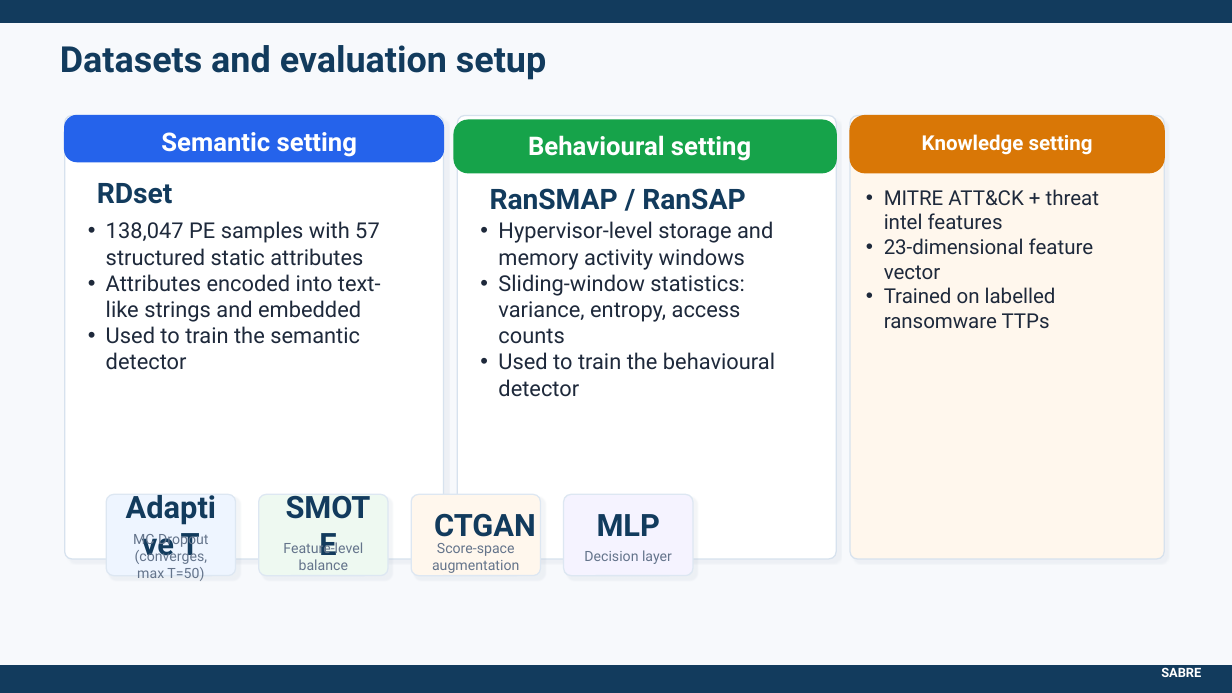
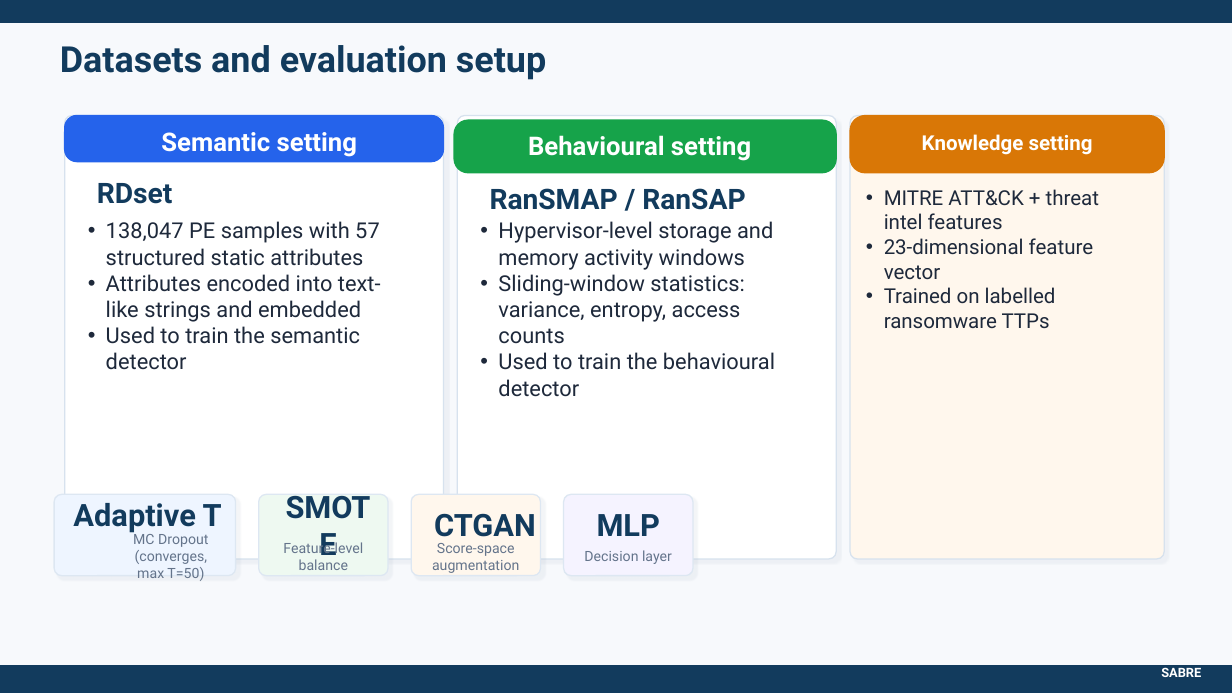
Before and after one commit to Henrinnes/Agentic_SABRE, a slide deck: slide 6 of SABRE_presentation_updated.pptx. Drawn at 1232x693 pixels with LibreOffice and Linux fonts; fonts in the diff are those of the drawing. Boxes give left, top, right and bottom in pixels: in the first picture for what was removed or moved away, otherwise in the second. Text is boxed around its words. In the diff, an @@ line names an element or a change of style, - is before the commit and + after.

```diff
--- a/SABRE_presentation_updated.pptx
+++ b/SABRE_presentation_updated.pptx
@@ text "Adaptive T" rewrapped from (181,533,200,563) to (73,503,222,533) @@
@@ rounded rectangle: place and size @@
-rounded rectangle at (106,494,236,576)
+rounded rectangle at (55,494,236,576)
```
Also in this commit, not shown: 3 other slides changed.
